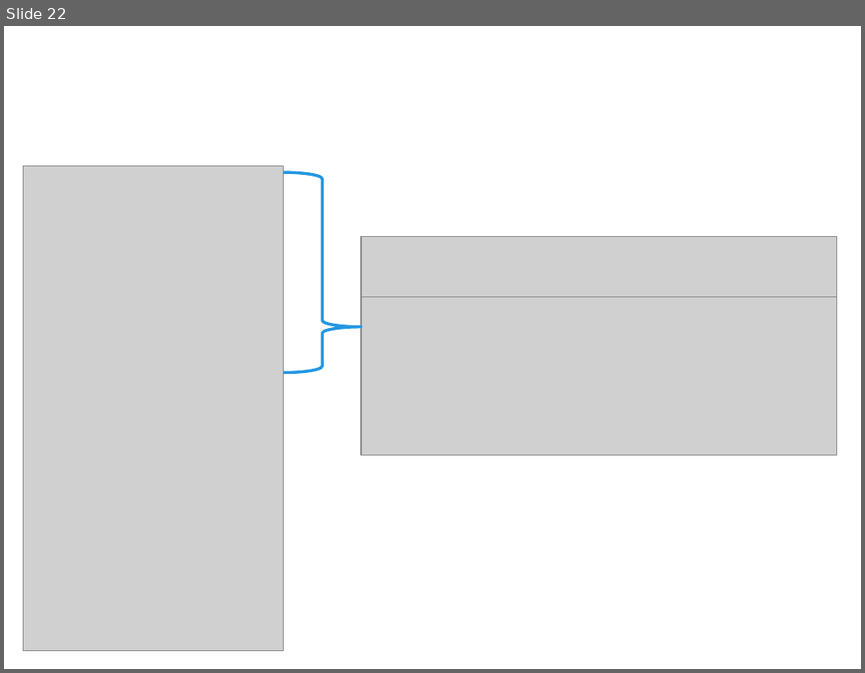
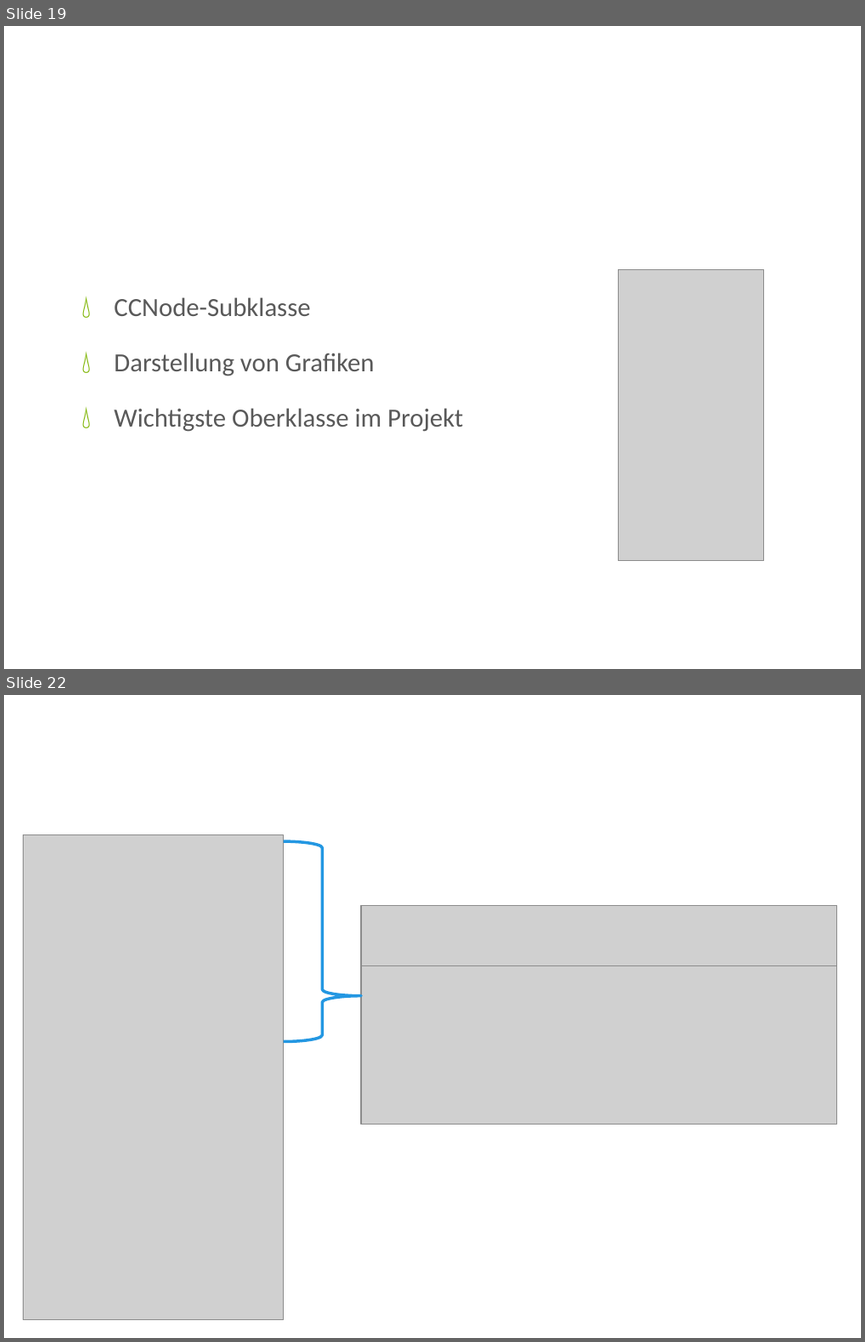
Before and after one commit to iluuu1994/Super-Mario-Bros, a slide deck: Resources/docs/CGR Präsentation.pptx. Shown one above the other, each under a label of ours: slide 22 before the commit, slides 19 and 22 after it; the slides between them are not shown. The pictures are 865x673 and 865x1342 pixels, drawn with LibreOffice and Linux fonts; fonts in the diff are those of the drawing; grey boxes stand for pictures; background and template pictures are left out. Boxes give left, top, right and bottom in pixels: in the first picture for what was removed or moved away, otherwise in the second. Text is boxed around its words. In the diff, an @@ line names an element or a change of style, - is before the commit and + after.

```diff
--- a/Resources/docs/CGR Präsentation.pptx
+++ b/Resources/docs/CGR Präsentation.pptx
@@ slide 19 added at (x1=4, y1=26, x2=861, y2=669), background picture (left out) @@
@@ title added at (x1=46, y1=58, x2=818, y2=165), 46 pt, text #FFFFFF @@
+Sprites
@@ picture added at (x1=619, y1=269, x2=764, y2=561) @@
@@ text added at (x1=114, y1=297, x2=463, y2=431), 22 pt, text #595959 @@
+💧 CCNode-Subklasse
+💧 Darstellung von Grafiken
+💧 Wichtigste Oberklasse im Projekt
```
Also in this commit, not shown: 4 slides changed, 8 other slides added.
